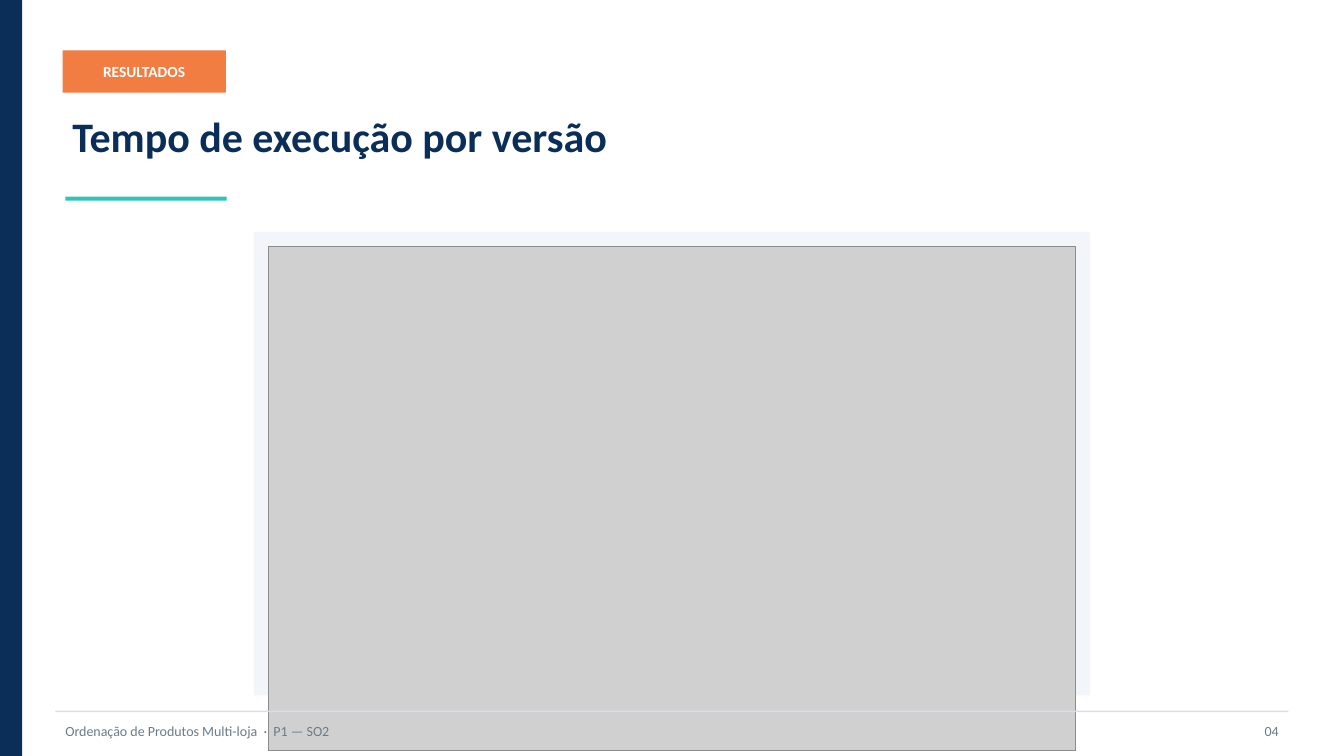
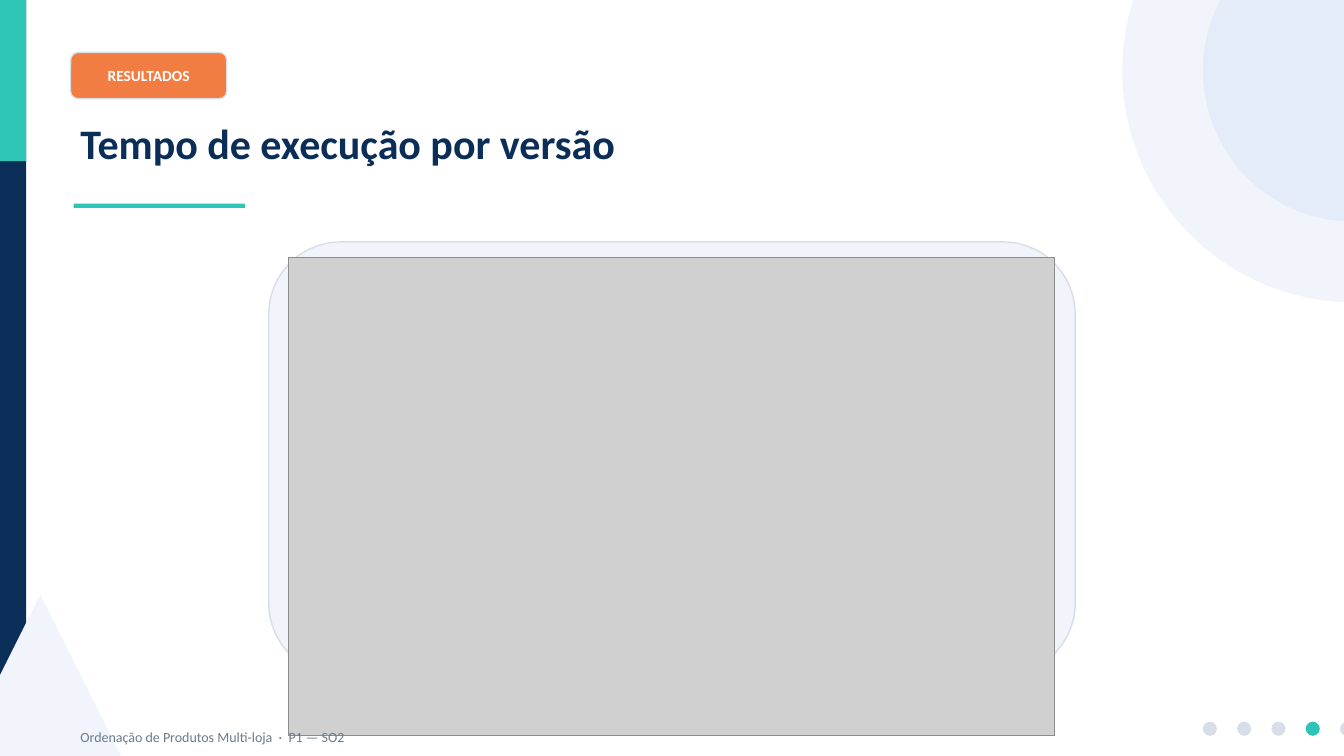
Before and after one commit to Abranches4434/Projeto_Ordena-o_De_Vetores, a slide deck: slide 4 of documentacao/apresentacao.pptx. Drawn at 1344x756 pixels with LibreOffice and Linux fonts; fonts in the diff are those of the drawing; grey boxes stand for pictures. Boxes give left, top, right and bottom in pixels: in the first picture for what was removed or moved away, otherwise in the second. Text is boxed around its words. In the diff, an @@ line names an element or a change of style, - is before the commit and + after.

```diff
--- a/documentacao/apresentacao.pptx
+++ b/documentacao/apresentacao.pptx
@@ rectangle: place and size @@
-rectangle at [0,0,22,756]
+rectangle at [0,0,26,756]
@@ rectangle added at [0,0,26,161], fill #2EC4B6 @@
@@ ellipse added at [1122,0,1344,302], fill #F1F5FB @@
@@ ellipse added at [1203,0,1344,222], fill #E3ECF8 @@
@@ rounded rectangle "RESULTADOS": place and size @@
-rounded rectangle "RESULTADOS" at [63,50,226,93]
+rounded rectangle "RESULTADOS" at [71,52,227,99]
@@ rounded rectangle "RESULTADOS" at [71,52,227,99]: rectangle to rounded rectangle; outline none to #D8DEE8 1 pt @@
@@ text "Tempo de execução por versão": place and size @@
-text "Tempo de execução por versão" at [72,122,607,159]
+text "Tempo de execução por versão" at [80,129,615,166]
@@ rectangle: place and size @@
-rectangle at [66,197,227,201]
+rectangle at [74,204,245,208]
@@ rectangle removed at [254,232,1091,696] @@
@@ rounded rectangle added at [269,242,1076,676], fill #F1F5FB, outline #D8DEE8 1 pt @@
@@ picture: place and size @@
-picture at [269,247,1076,751]
+picture at [289,257,1056,736]
@@ triangle added at [0,595,121,756], fill #F1F5FB @@
@@ rectangle removed at [55,711,1289,713] @@
@@ text "Ordenação de Produtos Multi-loja · ...": place and size @@
-text "Ordenação de Produtos Multi-loja · ..." at [65,726,330,739]
+text "Ordenação de Produtos Multi-loja · ..." at [80,732,345,746]
@@ ellipse added at [1203,722,1217,736], fill #D8DEE8 @@
@@ ellipse added at [1237,722,1251,736], fill #D8DEE8 @@
@@ text removed at [1265,727,1279,736] @@
-04
@@ ellipse added at [1271,722,1286,736], fill #D8DEE8 @@
@@ ellipse added at [1306,722,1320,736], fill #2EC4B6 @@
@@ ellipse added at [1340,722,1344,736], fill #D8DEE8 @@
```
Also in this commit, not shown: 6 other slides changed, 1 other file.
